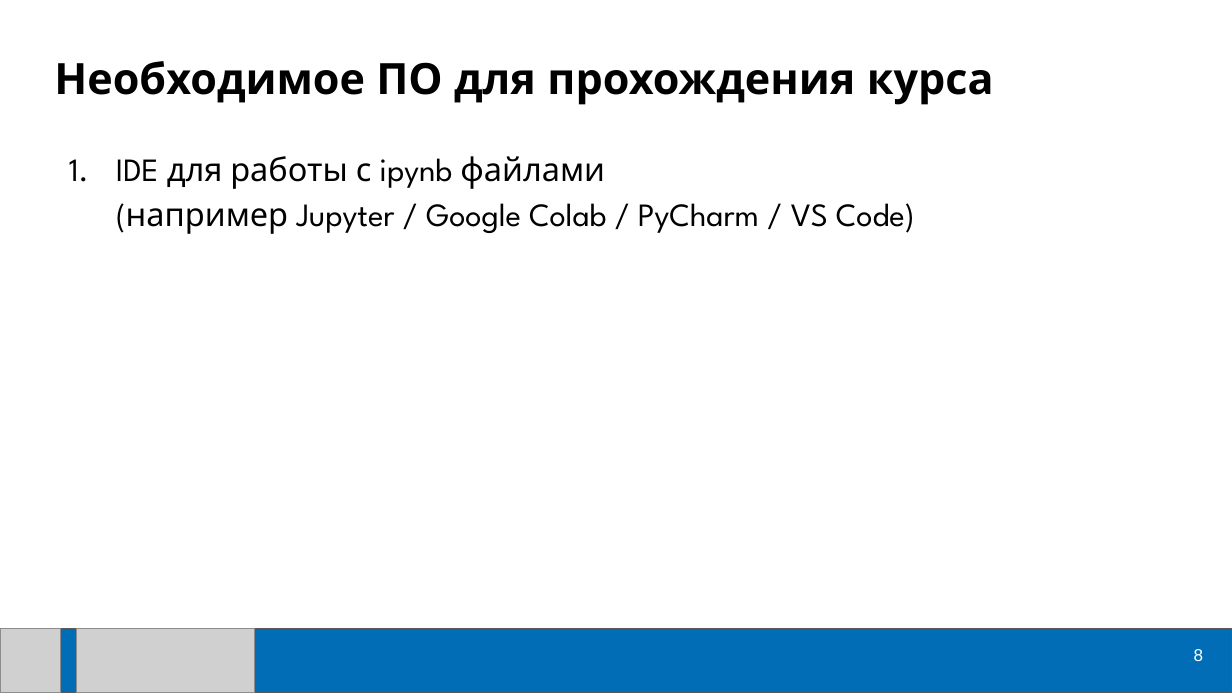
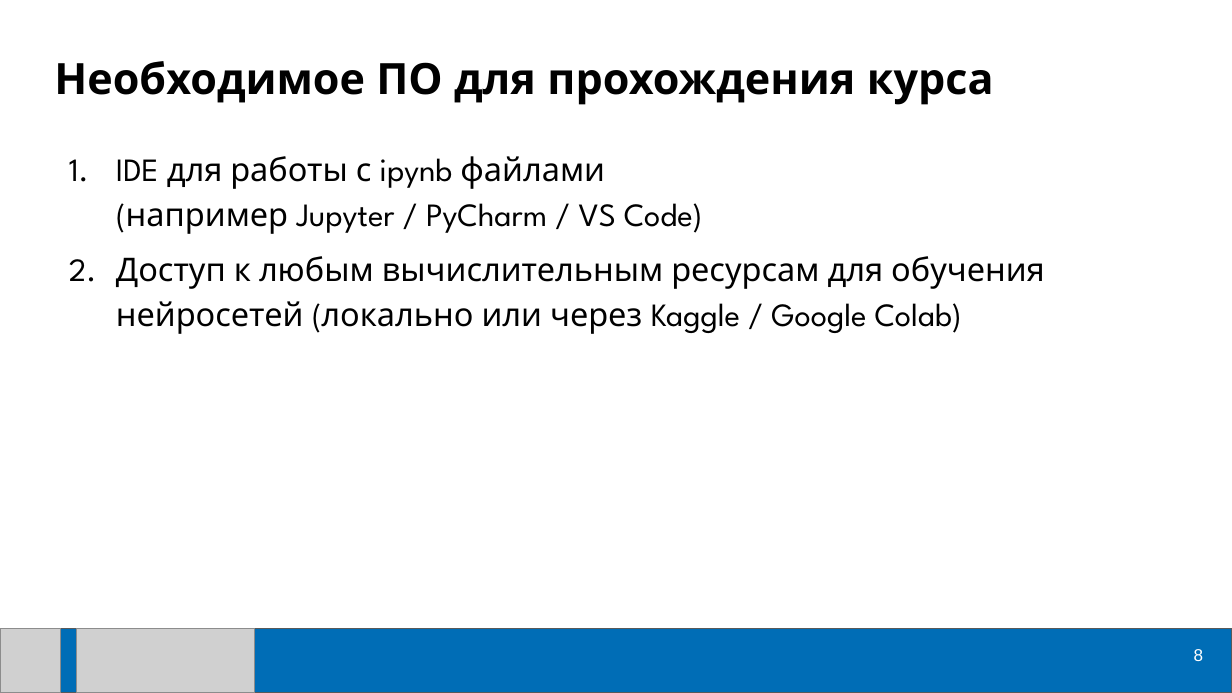
Before and after one commit to ml-dafe/ML_radiolocation_MIPT, a slide deck: slide 8 of Лекции/Лекция_01.pptx. Drawn at 1232x693 pixels with LibreOffice and Linux fonts; fonts in the diff are those of the drawing; grey boxes stand for pictures. Boxes give left, top, right and bottom in pixels: in the first picture for what was removed or moved away, otherwise in the second. Text is boxed around its words. In the diff, an @@ line names an element or a change of style, - is before the commit and + after.

```diff
--- a/Лекции/Лекция_01.pptx
+++ b/Лекции/Лекция_01.pptx
@@ text at [116, 156, 1045, 334]: text changed @@
-1. IDE для работы с ipynb файлами
-   (например Jupyter / Google Colab / PyCharm / VS Code)
+1. IDE для работы с ipynb файлами
+   (например Jupyter / PyCharm / VS Code)
+2. Доступ к любым вычислительным ресурсам для обучения нейросетей (локально или через Kaggle / Google Colab)
```
Also in this commit, not shown: 4 other slides changed, 5 slides added, 1 slide removed.
